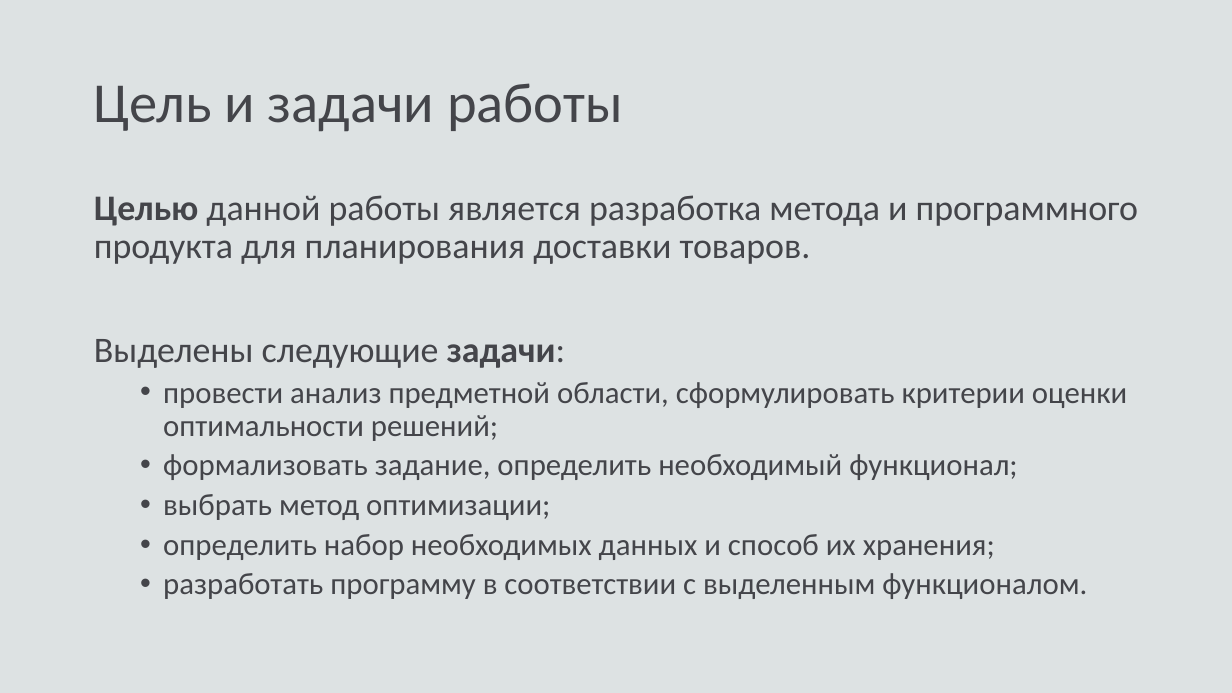
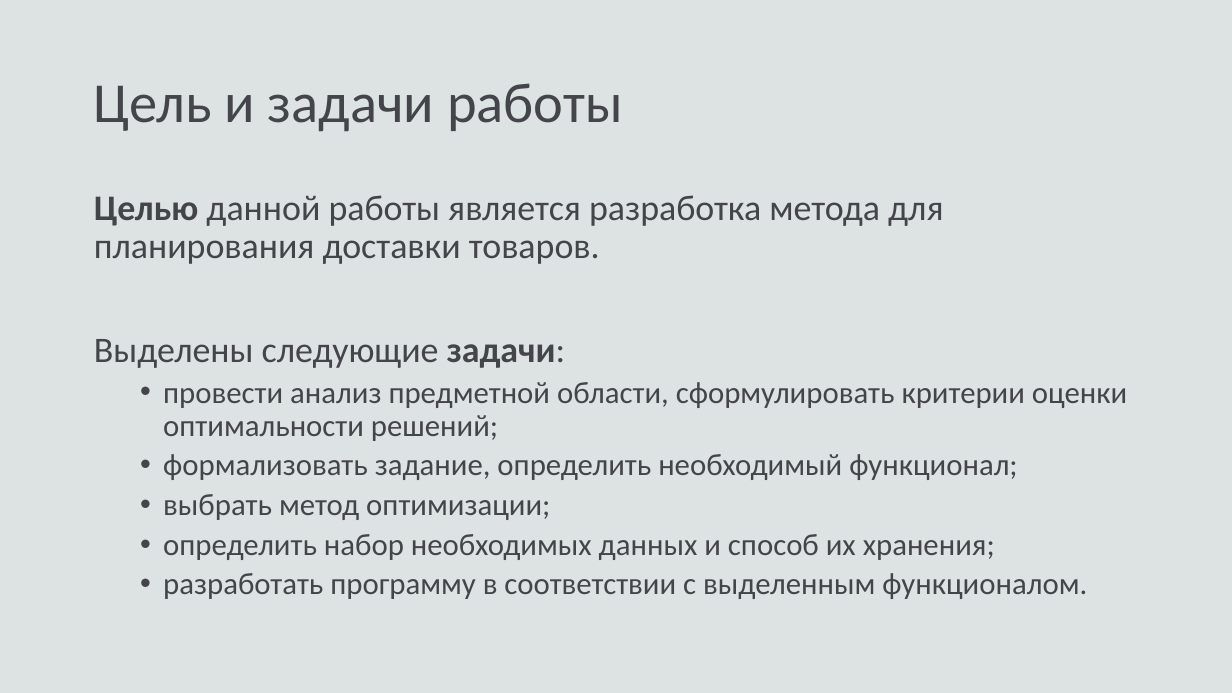
Before and after one commit to fairay/BachelorDiploma, a slide deck: slide 2 of presentation.pptx. Drawn at 1232x693 pixels with LibreOffice and Linux fonts; fonts in the diff are those of the drawing. Boxes give left, top, right and bottom in pixels: in the first picture for what was removed or moved away, otherwise in the second. Text is boxed around its words. In the diff, an @@ line names an element or a change of style, - is before the commit and + after.

```diff
--- a/presentation.pptx
+++ b/presentation.pptx
@@ text at <box>94,195,943,264</box>: text changed @@
-Целью данной работы является разработка метода и программного продукта для планирования доставки товаров.
+Целью данной работы является разработка метода для планирования доставки товаров.
```
Also in this commit, not shown: 3 other files.
